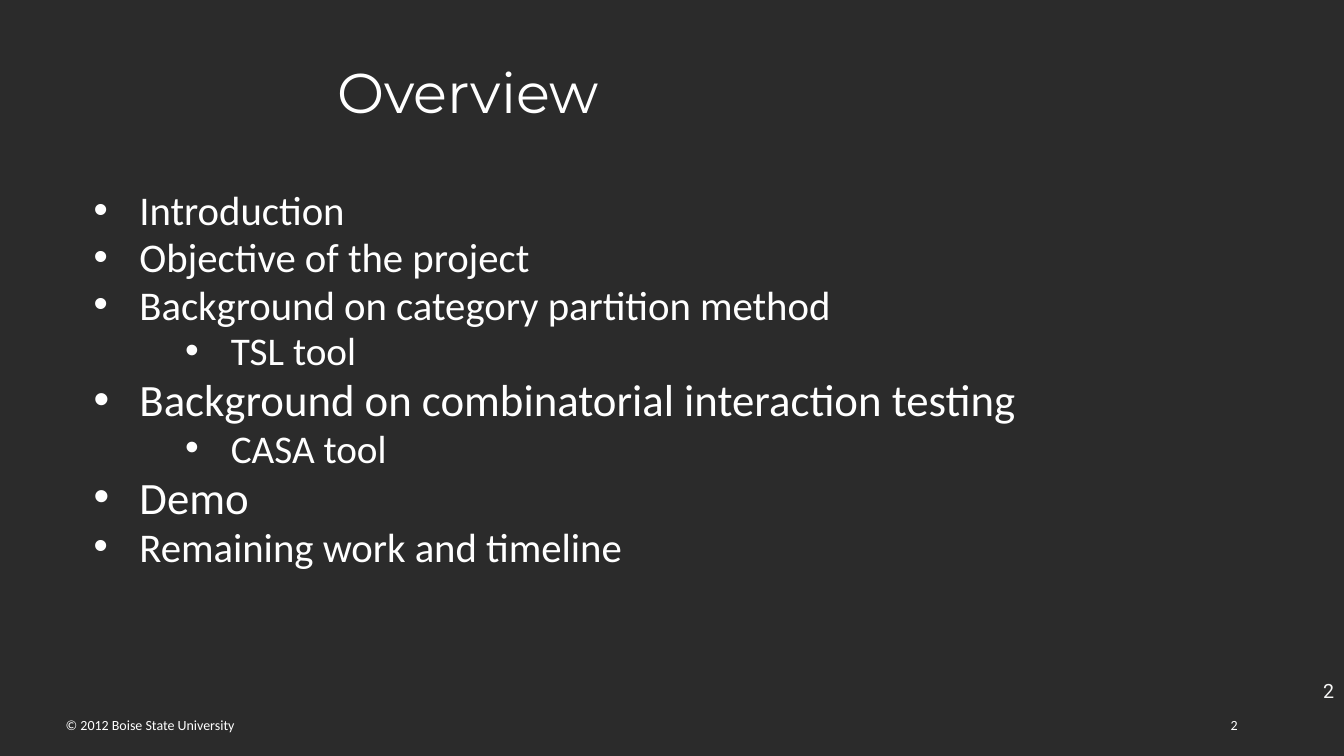
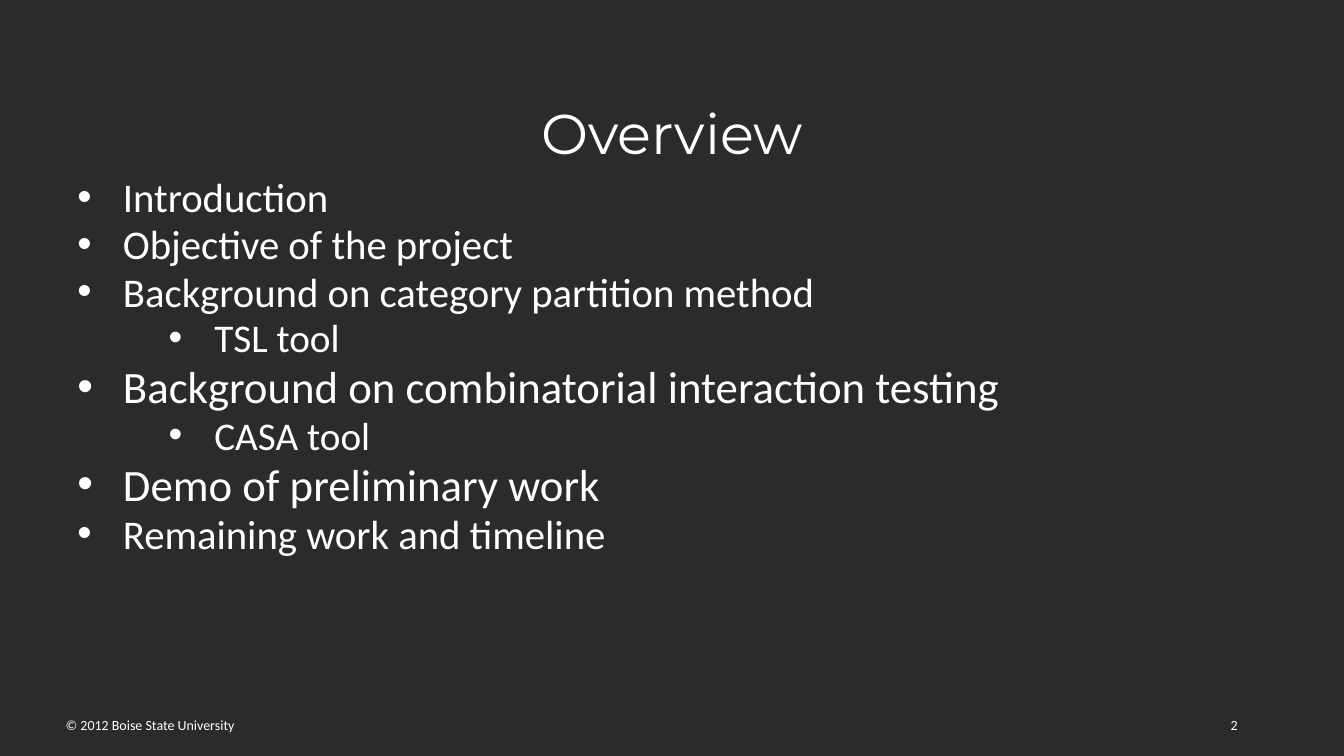
Before and after one commit to Panik-Kontrol/MastersProject, a slide deck: slide 2 of BoiseState_project_proposal.pptx. Drawn at 1344x756 pixels with LibreOffice and Linux fonts; fonts in the diff are those of the drawing; background and template pictures are left out; a plain dark background stands for a picture behind light text. Boxes give left, top, right and bottom in pixels: in the first picture for what was removed or moved away, otherwise in the second. Text is boxed around its words. In the diff, an @@ line names an element or a change of style, - is before the commit and + after.

```diff
--- a/BoiseState_project_proposal.pptx
+++ b/BoiseState_project_proposal.pptx
@@ title "Overview": place and size @@
-title "Overview" at [337,71,598,114]
+title "Overview" at [541,112,802,155]
@@ text "Introduction": place and size @@
-text "Introduction" at [139,196,1015,569]
+text "Introduction" at [123,183,998,556]
@@ text at [123,470,599,509]: text changed @@
-• Demo
+• Demo of preliminary work
@@ page number removed at [1323,684,1334,698] @@
-2
```
Also in this commit, not shown: 12 other slides changed, 3 slides added.
